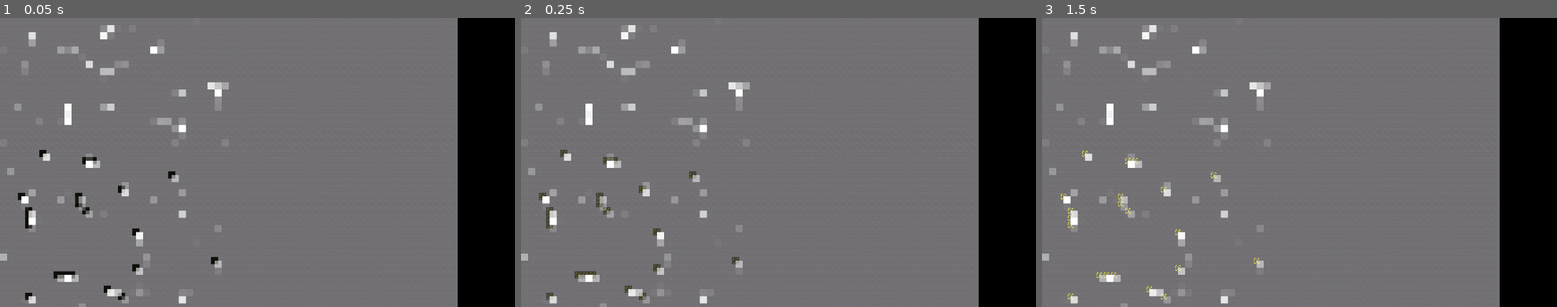
Above: before the commit, frames 1-3 (left to right).
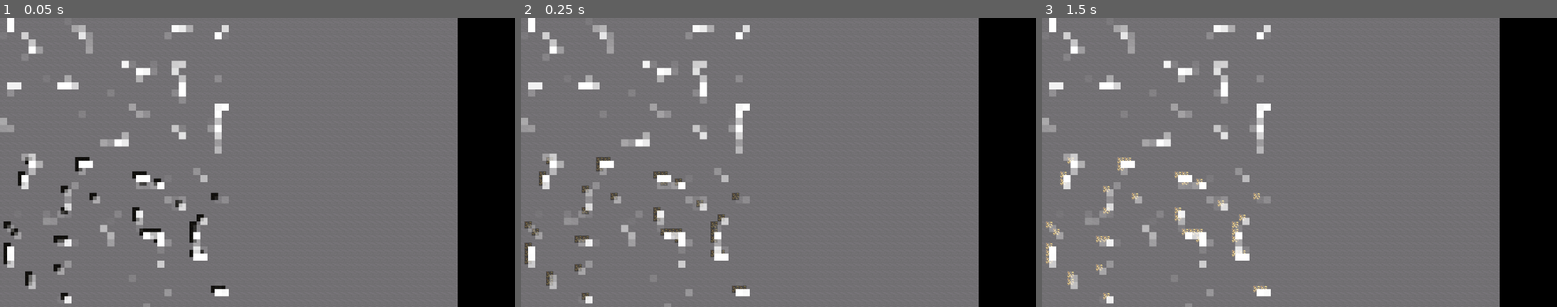
Above: after the commit, the same moments.

Repository: CoolGabrijel/excavator2
Game: Godot game, scene res://scenes/test_ore_gen.tscn
The game is run twice, just before and just after one commit, with the same random seed, the same clock (stepped at 60 frames per second) and the same inputs. This scene is started directly instead of the project's main scene.
Inputs (mouse positions are in pixels of both pictures, inside the frame that each line leads up to):
- Up to frame 1 (0.05 s): no input
- Up to frame 2 (0.25 s): no input
- Up to frame 3 (1.5 s): tap Enter at 0.5 s; move the mouse to (1273, 220) at 0.52 s; hold W (Up) from 0.53 s (still down); click (1273, 220) at 0.67 s; tap Space at 1.25 s; move the mouse to (1454, 205) at 1.27 s

The runs differ from the first frame. In frame 1, 7.3% of the frame differs, in the area x 0-45%, y 0-100%; in frame 2, 7.3%; in frame 3, 6.9%.

Commit message:
Updated Ore Texture Atlas

Diff:
--- a/blocks/Stone.tres
+++ b/blocks/Stone.tres
@@ -1,6 +1,6 @@
 [gd_resource type="Resource" script_class="BlockTemplate" load_steps=3 format=3 uid="uid://clsmuq7jc6s8g"]
 
-[ext_resource type="Texture2D" uid="uid://sokwkfdicq6o" path="res://textures/stone.png" id="1_lkmp6"]
+[ext_resource type="Texture2D" uid="uid://cb6d2qxhx2vt7" path="res://textures/stone.tres" id="1_lkmp6"]
 [ext_resource type="Script" uid="uid://cgrp6377ny7wg" path="res://scripts/block_template.gd" id="2_jwhlr"]
 
 [resource]
--- a/ores/Bismuth.tres
+++ b/ores/Bismuth.tres
@@ -1,7 +1,7 @@
 [gd_resource type="Resource" script_class="OreGen" load_steps=9 format=3 uid="uid://d1vxgxtp461w4"]
 
+[ext_resource type="Texture2D" uid="uid://cb6d2qxhx2vt7" path="res://textures/stone.tres" id="1_7kxhq"]
 [ext_resource type="Script" uid="uid://dhj3wd1joua2f" path="res://scripts/ore_gen.gd" id="1_pjkto"]
-[ext_resource type="Texture2D" uid="uid://sokwkfdicq6o" path="res://textures/stone.png" id="1_xobem"]
 [ext_resource type="Texture2D" uid="uid://b5xbtuyhu1y1x" path="res://textures/ore_atlas.png" id="2_7kxhq"]
 
 [sub_resource type="AtlasTexture" id="AtlasTexture_pf7ua"]
@@ -44,5 +44,5 @@
 script = ExtResource("1_pjkto")
 Name = "Bee's Moth"
 BlockAnimation = SubResource("SpriteFrames_xobem")
-BacksideTexture = ExtResource("1_xobem")
+BacksideTexture = ExtResource("1_7kxhq")
 metadata/_custom_type_script = "uid://dhj3wd1joua2f"
--- a/ores/Copper.tres
+++ b/ores/Copper.tres
@@ -1,6 +1,6 @@
 [gd_resource type="Resource" script_class="OreGen" load_steps=8 format=3 uid="uid://cpcw2ud755qfe"]
 
-[ext_resource type="Texture2D" uid="uid://sokwkfdicq6o" path="res://textures/stone.png" id="1_2om3n"]
+[ext_resource type="Texture2D" uid="uid://cb6d2qxhx2vt7" path="res://textures/stone.tres" id="1_2om3n"]
 [ext_resource type="Script" uid="uid://dhj3wd1joua2f" path="res://scripts/ore_gen.gd" id="1_dqnxr"]
 [ext_resource type="Texture2D" uid="uid://cp6dnu42s57lt" path="res://textures/copper_ore.tres" id="3_c37jq"]
 
@@ -9,7 +9,7 @@
 colors = PackedColorArray(1, 1, 1, 0, 1, 1, 1, 1)
 
 [sub_resource type="FastNoiseLite" id="FastNoiseLite_i7x3i"]
-seed = 1377539368
+seed = 872227794
 frequency = 0.0855
 
 [sub_resource type="NoiseTexture2D" id="NoiseTexture2D_af3ny"]
--- a/ores/Diamond.tres
+++ b/ores/Diamond.tres
@@ -1,6 +1,6 @@
 [gd_resource type="Resource" script_class="OreGen" load_steps=8 format=3 uid="uid://cmwdad38gkgjj"]
 
-[ext_resource type="Texture2D" uid="uid://sokwkfdicq6o" path="res://textures/stone.png" id="1_6leqa"]
+[ext_resource type="Texture2D" uid="uid://cb6d2qxhx2vt7" path="res://textures/stone.tres" id="1_6leqa"]
 [ext_resource type="SpriteFrames" uid="uid://bwwf7en7jiq16" path="res://textures/diamond_ore.tres" id="2_6leqa"]
 [ext_resource type="Script" uid="uid://dhj3wd1joua2f" path="res://scripts/ore_gen.gd" id="3_22uan"]
 
@@ -10,7 +10,7 @@
 
 [sub_resource type="FastNoiseLite" id="FastNoiseLite_vnwuv"]
 noise_type = 0
-seed = 1497743237
+seed = -626098942
 frequency = 0.4833
 
 [sub_resource type="NoiseTexture2D" id="NoiseTexture2D_22uan"]
--- a/ores/Gold.tres
+++ b/ores/Gold.tres
@@ -1,7 +1,7 @@
 [gd_resource type="Resource" script_class="OreGen" load_steps=8 format=3 uid="uid://cnx5r5m0ecqob"]
 
 [ext_resource type="Script" uid="uid://dhj3wd1joua2f" path="res://scripts/ore_gen.gd" id="1_jph3q"]
-[ext_resource type="Texture2D" uid="uid://sokwkfdicq6o" path="res://textures/stone.png" id="1_mwv14"]
+[ext_resource type="Texture2D" uid="uid://cb6d2qxhx2vt7" path="res://textures/stone.tres" id="1_mwv14"]
 [ext_resource type="Texture2D" uid="uid://d28rbjnr81ryi" path="res://textures/gold_ore.tres" id="2_l7bm1"]
 
 [sub_resource type="Gradient" id="Gradient_ud7q6"]
@@ -10,7 +10,7 @@
 
 [sub_resource type="FastNoiseLite" id="FastNoiseLite_i7x3i"]
 noise_type = 2
-seed = -490907347
+seed = 1638415319
 frequency = 0.379
 fractal_type = 0
 
--- a/ores/Iron.tres
+++ b/ores/Iron.tres
@@ -1,8 +1,12 @@
-[gd_resource type="Resource" script_class="OreGen" load_steps=8 format=3 uid="uid://gu8qsyta7aac"]
+[gd_resource type="Resource" script_class="OreGen" load_steps=9 format=3 uid="uid://gu8qsyta7aac"]
 
-[ext_resource type="Texture2D" uid="uid://sokwkfdicq6o" path="res://textures/stone.png" id="1_mkvw7"]
-[ext_resource type="Texture2D" uid="uid://mh3jya85jjp" path="res://textures/iron_ore.png" id="2_yepxg"]
+[ext_resource type="Texture2D" uid="uid://cb6d2qxhx2vt7" path="res://textures/stone.tres" id="1_mkvw7"]
+[ext_resource type="Texture2D" uid="uid://b5xbtuyhu1y1x" path="res://textures/ore_atlas.png" id="2_mkvw7"]
 [ext_resource type="Script" uid="uid://dhj3wd1joua2f" path="res://scripts/ore_gen.gd" id="3_huo8c"]
+
+[sub_resource type="AtlasTexture" id="AtlasTexture_yepxg"]
+atlas = ExtResource("2_mkvw7")
+region = Rect2(32, 0, 16, 16)
 
 [sub_resource type="Gradient" id="Gradient_6s6ed"]
 offsets = PackedFloat32Array(0.58, 0.76666665)
@@ -10,7 +14,7 @@
 
 [sub_resource type="FastNoiseLite" id="FastNoiseLite_ud7q6"]
 noise_type = 2
-seed = 801381557
+seed = -546812394
 frequency = 0.2189
 fractal_type = 0
 
@@ -30,6 +34,6 @@
 NoiseGen = SubResource("NoiseTexture2D_mkvw7")
 Ramp = SubResource("Gradient_mkvw7")
 Name = "Eyerhon"
-BlockTexture = ExtResource("2_yepxg")
+BlockTexture = SubResource("AtlasTexture_yepxg")
 BacksideTexture = ExtResource("1_mkvw7")
 metadata/_custom_type_script = "uid://dhj3wd1joua2f"
--- a/ores/Mercury.tres
+++ b/ores/Mercury.tres
@@ -1,7 +1,7 @@
 [gd_resource type="Resource" script_class="OreGen" load_steps=8 format=3 uid="uid://cvks2snkgmx1c"]
 
 [ext_resource type="Script" uid="uid://dhj3wd1joua2f" path="res://scripts/ore_gen.gd" id="1_5unrf"]
-[ext_resource type="Texture2D" uid="uid://sokwkfdicq6o" path="res://textures/stone.png" id="1_vgywj"]
+[ext_resource type="Texture2D" uid="uid://cb6d2qxhx2vt7" path="res://textures/stone.tres" id="1_c372h"]
 [ext_resource type="SpriteFrames" uid="uid://b53f3o4372f3g" path="res://textures/mercury_ore.tres" id="2_c372h"]
 
 [sub_resource type="Gradient" id="Gradient_ud7q6"]
@@ -10,7 +10,7 @@
 
 [sub_resource type="FastNoiseLite" id="FastNoiseLite_i7x3i"]
 noise_type = 2
-seed = 1860806323
+seed = 1476179177
 frequency = 0.1685
 fractal_type = 0
 
@@ -31,5 +31,5 @@
 Ramp = SubResource("Gradient_c372h")
 Name = "Mehrquree"
 BlockAnimation = ExtResource("2_c372h")
-BacksideTexture = ExtResource("1_vgywj")
+BacksideTexture = ExtResource("1_c372h")
 metadata/_custom_type_script = "uid://dhj3wd1joua2f"
--- a/ores/Silver.tres
+++ b/ores/Silver.tres
@@ -1,7 +1,7 @@
 [gd_resource type="Resource" script_class="OreGen" load_steps=8 format=3 uid="uid://d2d151apvlo6d"]
 
 [ext_resource type="Script" uid="uid://dhj3wd1joua2f" path="res://scripts/ore_gen.gd" id="1_0kxqp"]
-[ext_resource type="Texture2D" uid="uid://sokwkfdicq6o" path="res://textures/stone.png" id="1_jkxps"]
+[ext_resource type="Texture2D" uid="uid://cb6d2qxhx2vt7" path="res://textures/stone.tres" id="1_jkxps"]
 [ext_resource type="SpriteFrames" uid="uid://blcqqulimar35" path="res://textures/silver_ore.tres" id="2_rm0l2"]
 
 [sub_resource type="Gradient" id="Gradient_ud7q6"]
@@ -9,7 +9,7 @@
 colors = PackedColorArray(1, 1, 1, 0, 1, 1, 1, 1)
 
 [sub_resource type="FastNoiseLite" id="FastNoiseLite_i7x3i"]
-seed = -1864180652
+seed = 684818983
 frequency = 0.045
 
 [sub_resource type="NoiseTexture2D" id="NoiseTexture2D_af3ny"]
--- a/ores/Uranium.tres
+++ b/ores/Uranium.tres
@@ -1,6 +1,6 @@
 [gd_resource type="Resource" script_class="OreGen" load_steps=8 format=3 uid="uid://dl6l1xco2ey4h"]
 
-[ext_resource type="Texture2D" uid="uid://sokwkfdicq6o" path="res://textures/stone.png" id="1_fnswp"]
+[ext_resource type="Texture2D" uid="uid://cb6d2qxhx2vt7" path="res://textures/stone.tres" id="1_fnswp"]
 [ext_resource type="SpriteFrames" uid="uid://dcdbjm4dg6nhg" path="res://textures/uranium_ore.tres" id="2_fnswp"]
 [ext_resource type="Script" uid="uid://dhj3wd1joua2f" path="res://scripts/ore_gen.gd" id="3_bfqje"]
 
@@ -10,7 +10,7 @@
 
 [sub_resource type="FastNoiseLite" id="FastNoiseLite_ud7q6"]
 noise_type = 2
-seed = -242457255
+seed = -1187689588
 frequency = 0.0457
 
 [sub_resource type="NoiseTexture2D" id="NoiseTexture2D_i7x3i"]
--- a/ores/Voronoi.tres
+++ b/ores/Voronoi.tres
@@ -1,6 +1,6 @@
 [gd_resource type="Resource" script_class="OreGen" load_steps=8 format=3 uid="uid://rdemikbw26rm"]
 
-[ext_resource type="Texture2D" uid="uid://sokwkfdicq6o" path="res://textures/stone.png" id="1_kybbl"]
+[ext_resource type="Texture2D" uid="uid://cb6d2qxhx2vt7" path="res://textures/stone.tres" id="1_kybbl"]
 [ext_resource type="Script" uid="uid://dhj3wd1joua2f" path="res://scripts/ore_gen.gd" id="1_xwdct"]
 [ext_resource type="Texture2D" uid="uid://nsq07wm1lodw" path="res://textures/dirt.png" id="2_qwcee"]
 
--- /dev/null
+++ b/textures/stone.tres
@@ -0,0 +1,7 @@
+[gd_resource type="AtlasTexture" load_steps=2 format=3 uid="uid://cb6d2qxhx2vt7"]
+
+[ext_resource type="Texture2D" uid="uid://b5xbtuyhu1y1x" path="res://textures/ore_atlas.png" id="1_ya6s0"]
+
+[resource]
+atlas = ExtResource("1_ya6s0")
+region = Rect2(0, 0, 16, 16)
Binary file changed: textures/ore_atlas.png
